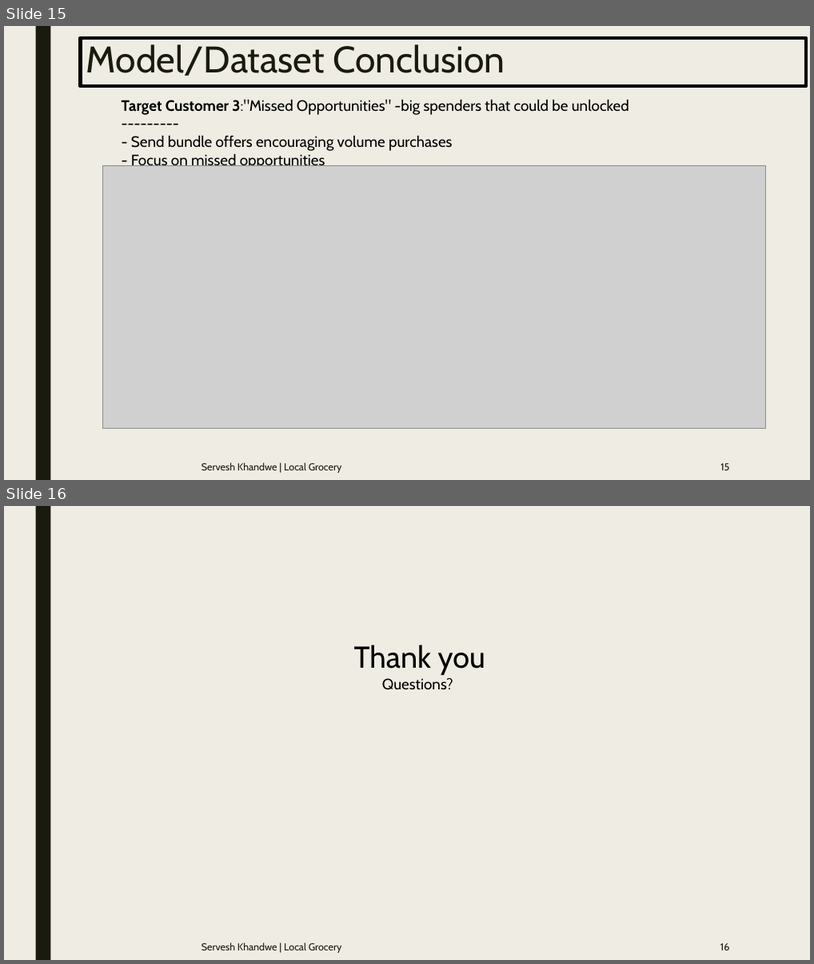
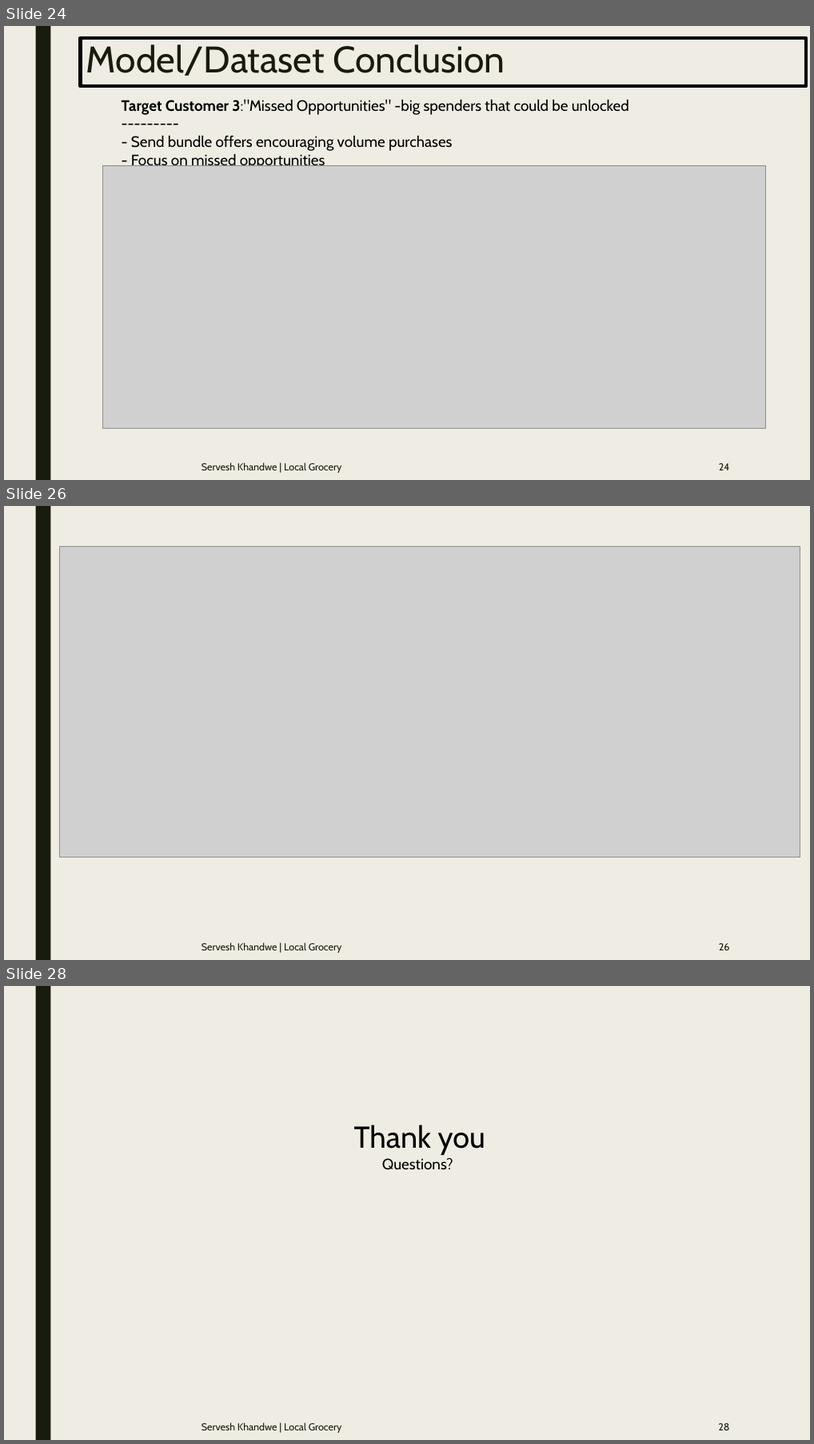
Before and after one commit to ServeshKhandwe/Myfile, a slide deck: Kaufland.pptx. Shown one above the other, each under a label of ours: slides 15 and 16 before the commit, slides 24, 26 and 28 after it; the slides between them are not shown. The pictures are 814x964 and 814x1444 pixels, drawn with LibreOffice and Linux fonts; fonts in the diff are those of the drawing; grey boxes stand for pictures. Boxes give left, top, right and bottom in pixels: in the first picture for what was removed or moved away, otherwise in the second. Text is boxed around its words. In the diff, an @@ line names an element or a change of style, - is before the commit and + after.

```diff
--- a/Kaufland.pptx
+++ b/Kaufland.pptx
@@ slide 26 added at (4,506,810,960), background #EFEDE3; not listed: 1 template element that a slide beside it also shows @@
@@ picture added at (60,547,800,857) @@
@@ text added at (202,942,342,952), 12 pt, text #191B0E @@
+Servesh Khandwe | Local Grocery
@@ page number added at (719,943,730,950), 12 pt, text #191B0E @@
+26
@@ what was slide 15 is now slide 24 @@
@@ page number at (719,463,730,470): text changed @@
-15
+24
@@ what was slide 16 is now slide 28 @@
@@ page number at (718,1423,730,1430): text changed @@
-16
+28
```
Also in this commit, not shown: 11 other slides added.
